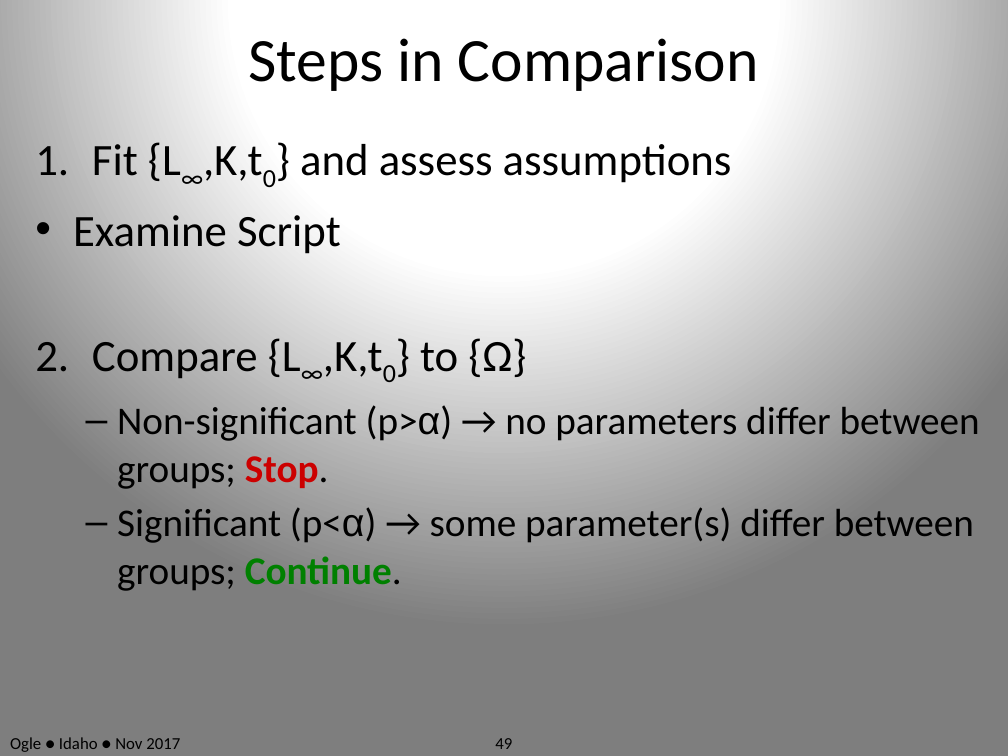
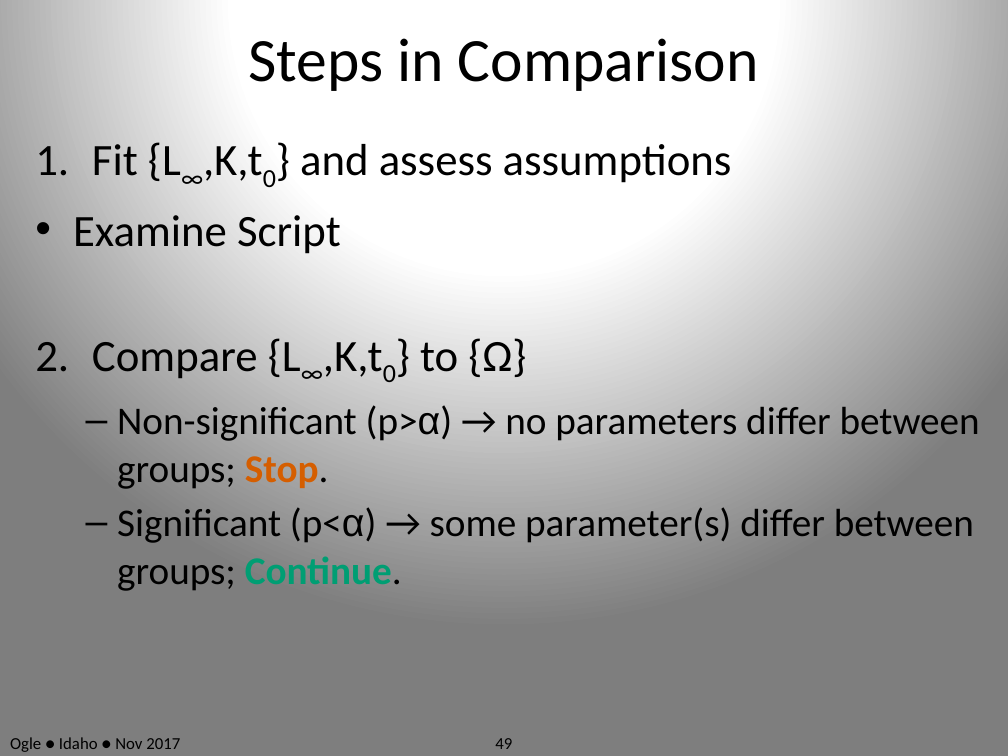
Before and after one commit to droglenc/RcourseIdaho2017, a slide deck: slide 49 of Slides.pptx. Drawn at 1008x756 pixels with LibreOffice and Linux fonts; fonts in the diff are those of the drawing. Boxes give left, top, right and bottom in pixels: in the first picture for what was removed or moved away, otherwise in the second. Text is boxed around its words. In the diff, an @@ line names an element or a change of style, - is before the commit and + after.

```diff
--- a/Slides.pptx
+++ b/Slides.pptx
@@ text at [117,405,980,591]: text colour #CC0000 to #D55E00 in "Stop."; text colour #008000 to #009E73 in "Continue." @@
```
Also in this commit, not shown: 25 other slides changed, 11 slides added, 4 other files.
